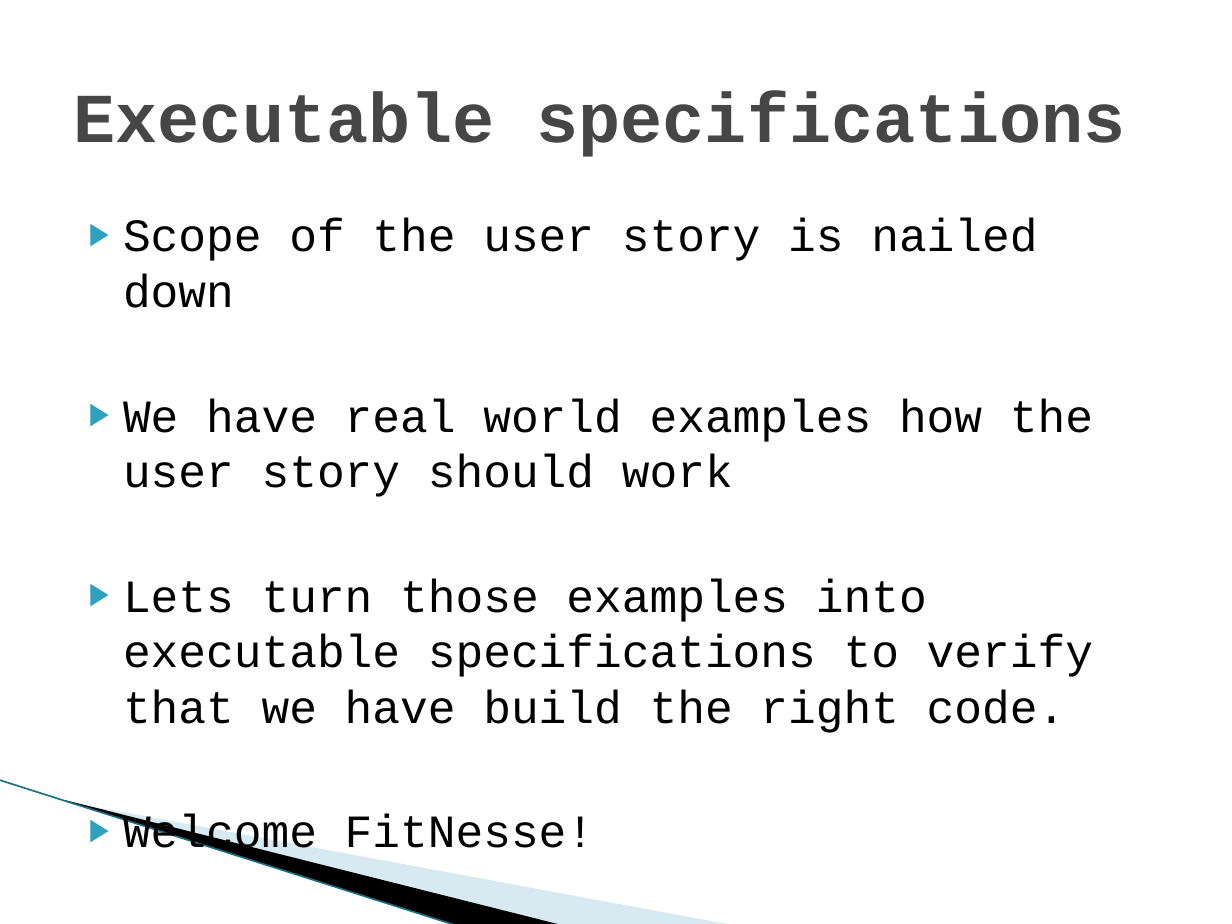
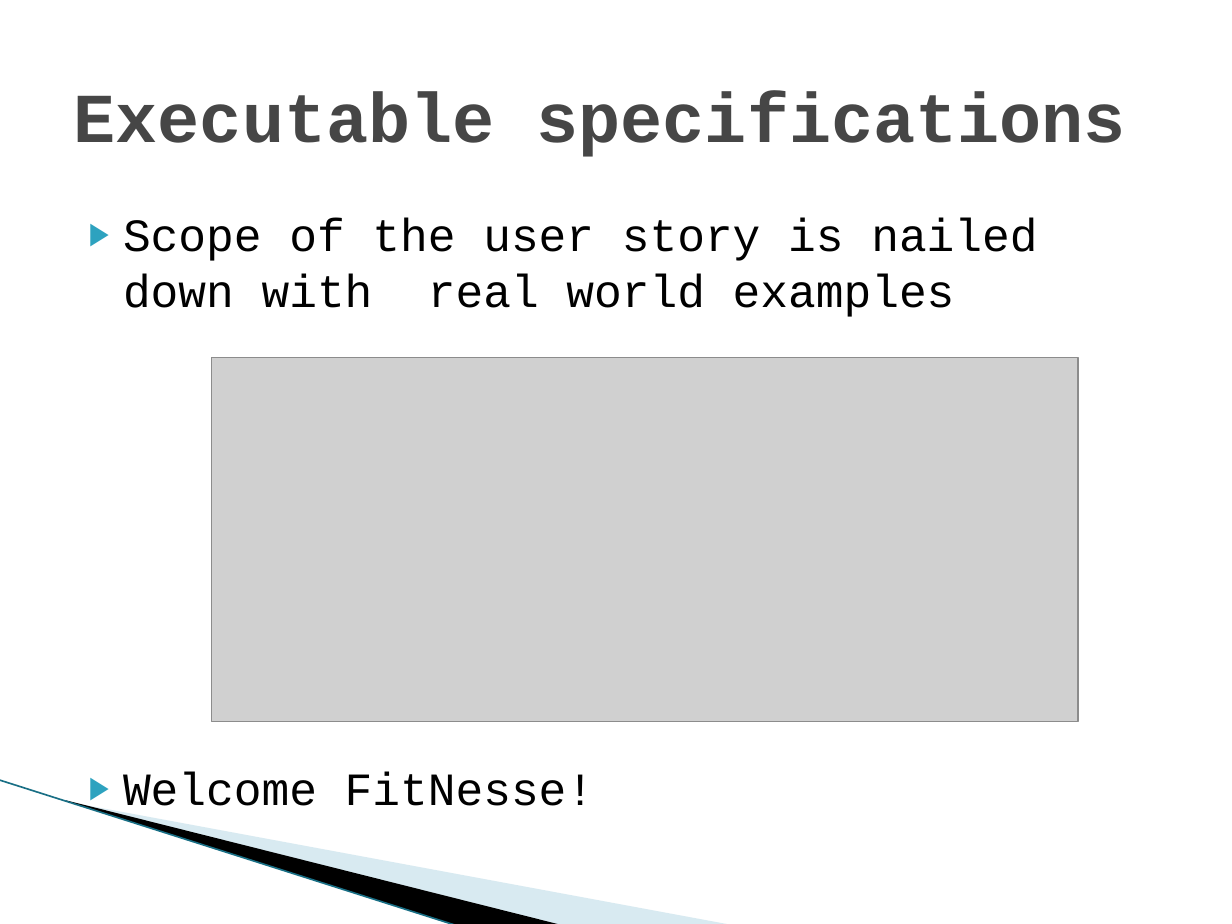
Before and after one commit to michelgrootjans/agileacceptancetesting, a slide deck: slide 12 of Slides/20090514_iLearn_AgileAcceptanceTesting.pptx. Drawn at 1232x924 pixels with LibreOffice and Linux fonts; fonts in the diff are those of the drawing; grey boxes stand for pictures; background and template pictures are left out. Boxes give left, top, right and bottom in pixels: in the first picture for what was removed or moved away, otherwise in the second. Text is boxed around its words. In the diff, an @@ line names an element or a change of style, - is before the commit and + after.

```diff
--- a/Slides/20090514_iLearn_AgileAcceptanceTesting.pptx
+++ b/Slides/20090514_iLearn_AgileAcceptanceTesting.pptx
@@ text at [123, 218, 1037, 317]: text changed @@
-▶ Scope of the user story is nailed down
-▶ We have real world examples how the user story should work
-▶ Lets turn those examples into executable specifications to verify that we have build the right code.
+▶ Scope of the user story is nailed down with real world examples
@@ picture added at [212, 357, 1078, 722] @@
```
Also in this commit, not shown: 1 other slide changed, 1 slide added.
